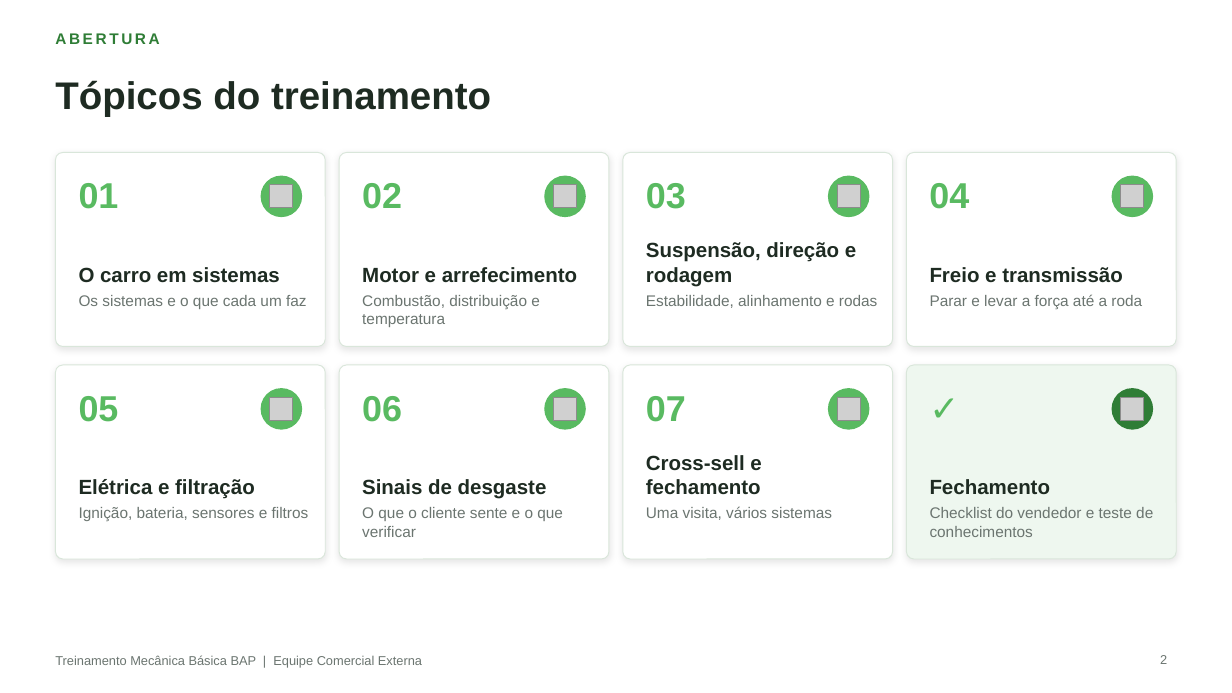
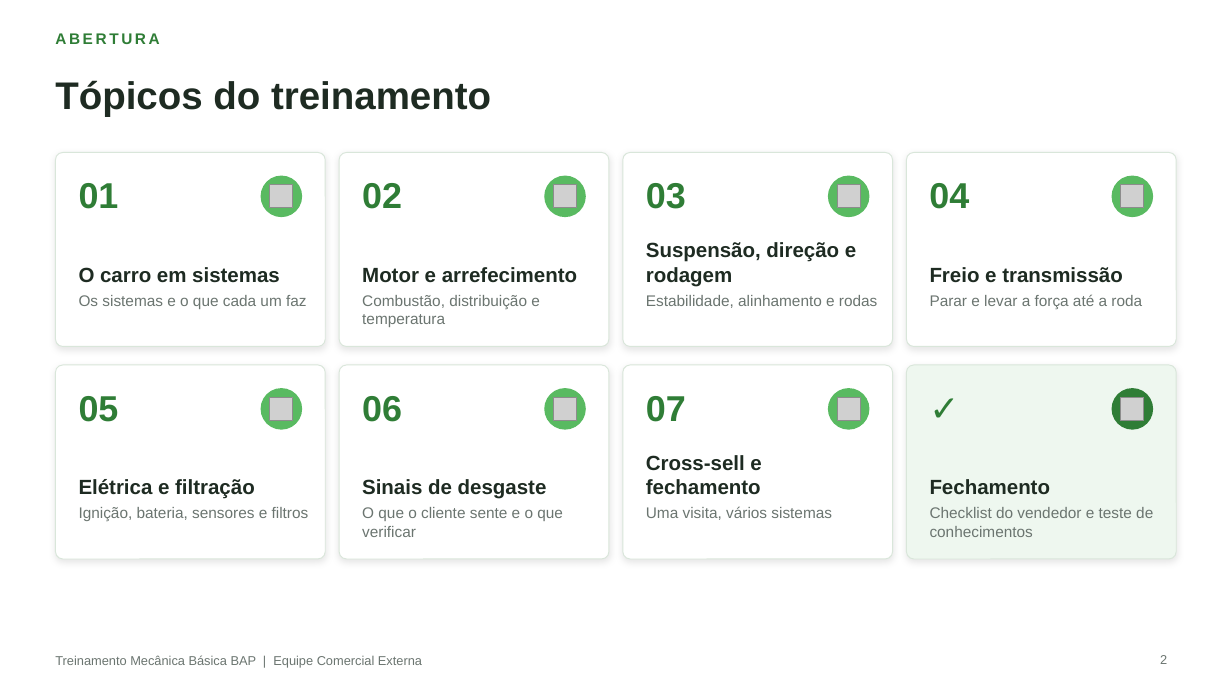
Before and after one commit to aloirr/bapajudacatalogo, a slide deck: slide 2 of catalogo_grafico/simulacoes/T-0032/AMOSTRA_Treinamento_Mecanica_Basica_BAP.pptx. Drawn at 1232x693 pixels with LibreOffice and Linux fonts; fonts in the diff are those of the drawing; grey boxes stand for pictures; background and template pictures are left out. Boxes give left, top, right and bottom in pixels: in the first picture for what was removed or moved away, otherwise in the second. Text is boxed around its words. In the diff, an @@ line names an element or a change of style, - is before the commit and + after.

```diff
--- a/catalogo_grafico/simulacoes/T-0032/AMOSTRA_Treinamento_Mecanica_Basica_BAP.pptx
+++ b/catalogo_grafico/simulacoes/T-0032/AMOSTRA_Treinamento_Mecanica_Basica_BAP.pptx
@@ text colour #59BA61 to #2F7D36 in 8 elements at bbox=[79, 183, 119, 209], bbox=[362, 183, 402, 209], bbox=[646, 183, 686, 209], bbox=[929, 183, 969, 209], bbox=[79, 396, 119, 422], bbox=[362, 396, 402, 422], bbox=[646, 396, 686, 422], bbox=[930, 385, 1041, 441] @@
```
Also in this commit, not shown: 5 other slides changed, 10 other files.
